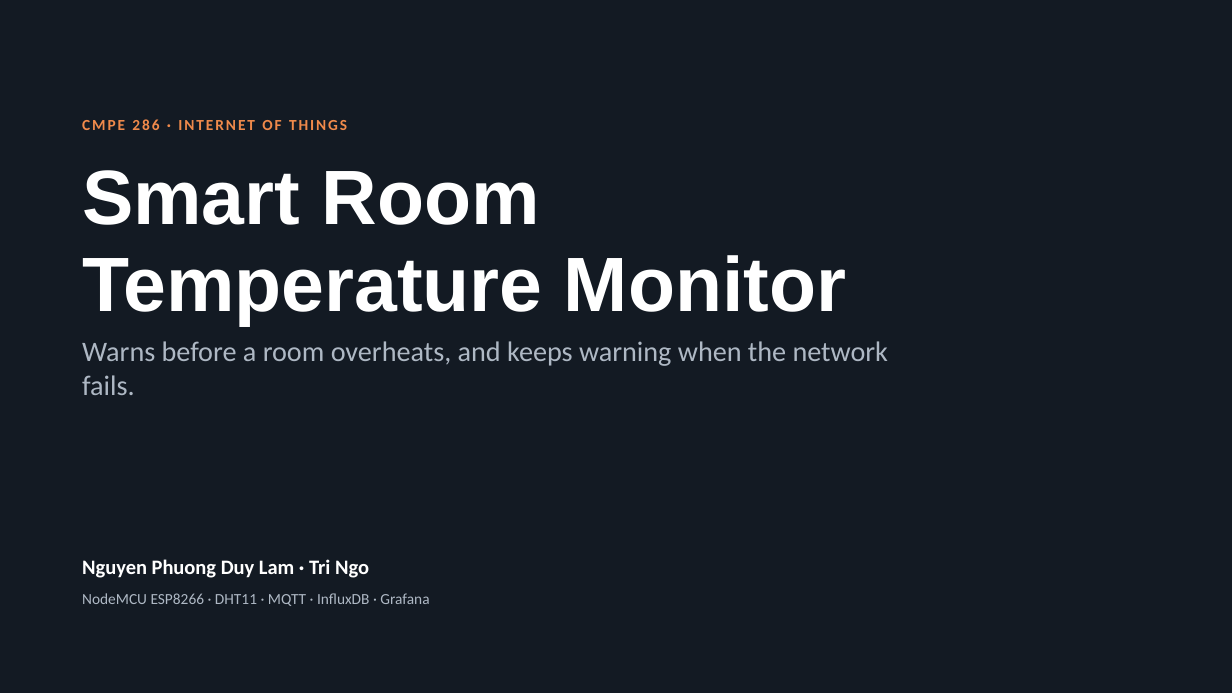
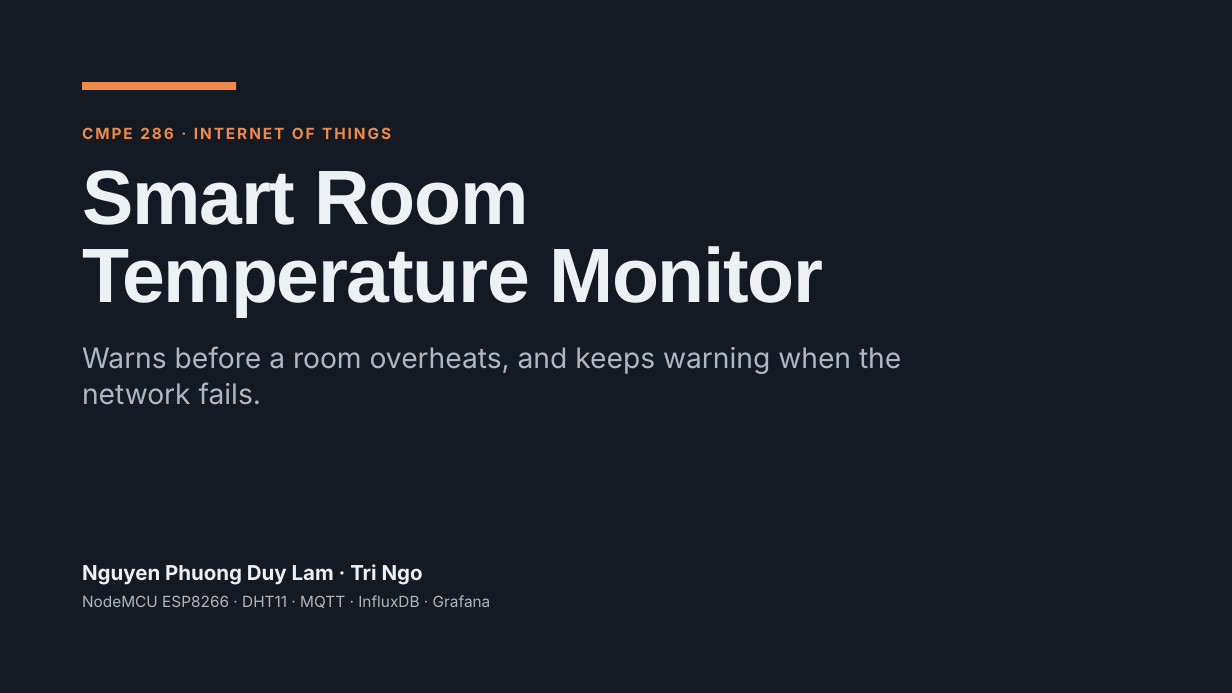
Before and after one commit to tringo286/smart-room-temperature-monitor, a slide deck: slide 1 of docs/presentation/smart-room-presentation.pptx. Drawn at 1232x693 pixels with LibreOffice and Linux fonts; fonts in the diff are those of the drawing. Boxes give left, top, right and bottom in pixels: in the first picture for what was removed or moved away, otherwise in the second. Text is boxed around its words. In the diff, an @@ line names an element or a change of style, - is before the commit and + after.

```diff
--- a/docs/presentation/smart-room-presentation.pptx
+++ b/docs/presentation/smart-room-presentation.pptx
@@ rectangle added at [82,82,237,90], fill #F08A4B @@
@@ text "CMPE 286 · INTERNET OF ..." at [82,127,391,139]: font Calibri to Inter; line spacing 1 to 16.8pt; less space between paragraphs @@
@@ title "Smart Room" at [82,170,824,316]: text colour #FFFFFF to #EEF1F4, letter spacing 0 to -1 pt; line spacing 0.95 to 60pt @@
@@ text "Warns before a room overheats, ..." at [82,346,901,405]: font Calibri to Inter; line spacing 1 to 28.6pt @@
@@ text "Nguyen Phuong Duy Lam · ..." at [82,564,423,585]: font Calibri to Inter, text colour #FFFFFF to #EEF1F4; line spacing 1 to 22.4pt @@
@@ text "NodeMCU ESP8266 · DHT11 · ..." at [82,595,491,608]: font Calibri to Inter; line spacing 1 to 16.8pt @@
```
Also in this commit, not shown: 6 other slides changed, 1 other file.
